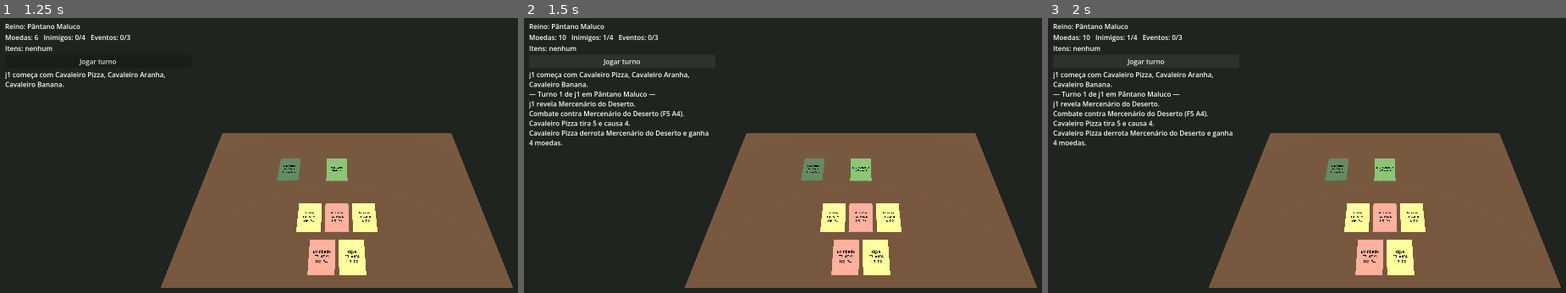
Above: before the commit, frames 1-3 (left to right).
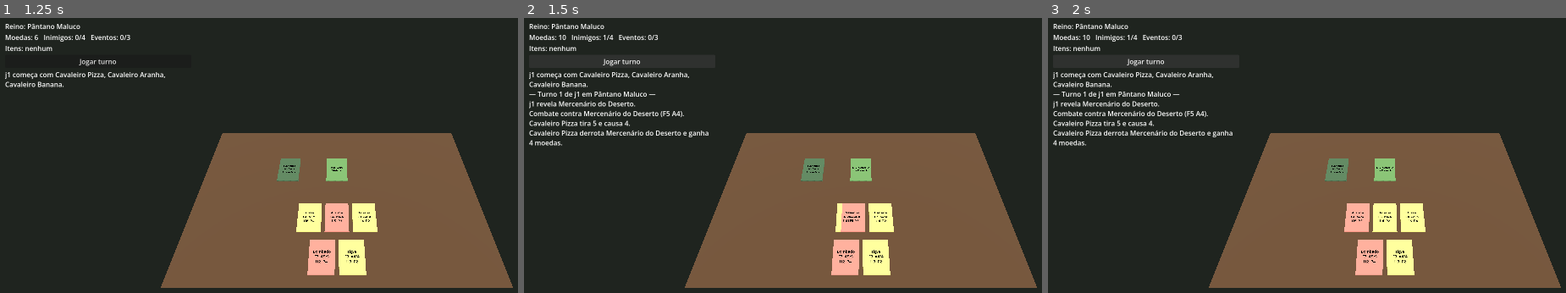
Above: after the commit, the same moments.

Repository: gabrielcamargols/Madly-Knights-
Game: Godot game, scene res://cenas/principal.tscn
The game is run twice, just before and just after one commit, with the same random seed, the same clock (stepped at 60 frames per second) and the same inputs.
Inputs:
- Up to frame 1 (1.25 s): tap Enter at 0.5 s
- Up to frame 2 (1.5 s): click "Jogar turno" at 1.25 s
- Up to frame 3 (2 s): no input

Frame 1 is identical in both runs. In frame 2, 0.9% of the frame differs, in the area x 57-73%, y 67-78%; in frame 3, 1.0%, in the area x 57-72%, y 67-78%.

Commit message:
Reordena a fila por Honra só quando houve reposição
Co-Authored-By: Claude Opus 5.5 <noreply@anthropic.com>
Claude-Session: https://claude.ai/code/session_019CTdQ62Kcrqj4R4TCAnCR5

Diff:
--- a/scripts/core/partida.gd
+++ b/scripts/core/partida.gd
@@ -936,6 +936,8 @@
 # --- Reposição ------------------------------------------------------------------
 
 func _repor(j) -> void:
+	if j.vagas <= 0:
+		return
 	while j.vagas > 0 and j.fila.size() < Regras.LIMITE_CAMPO:
 		j.vagas -= 1
 		if j.baralho.is_empty():
